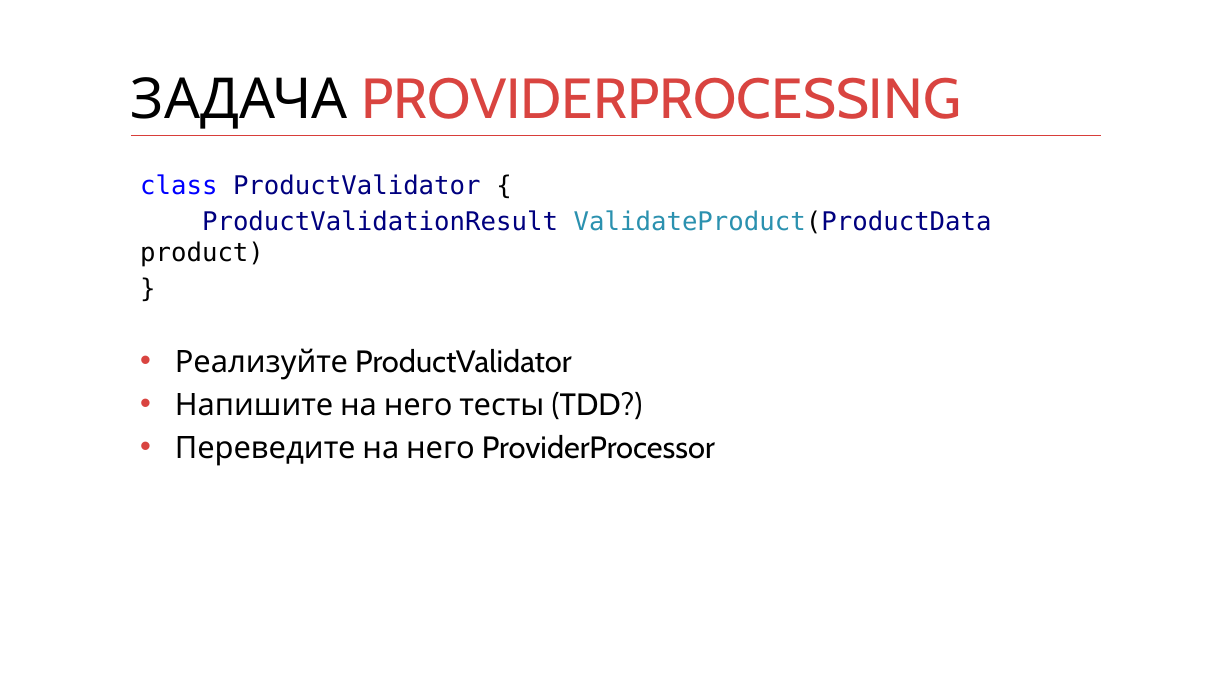
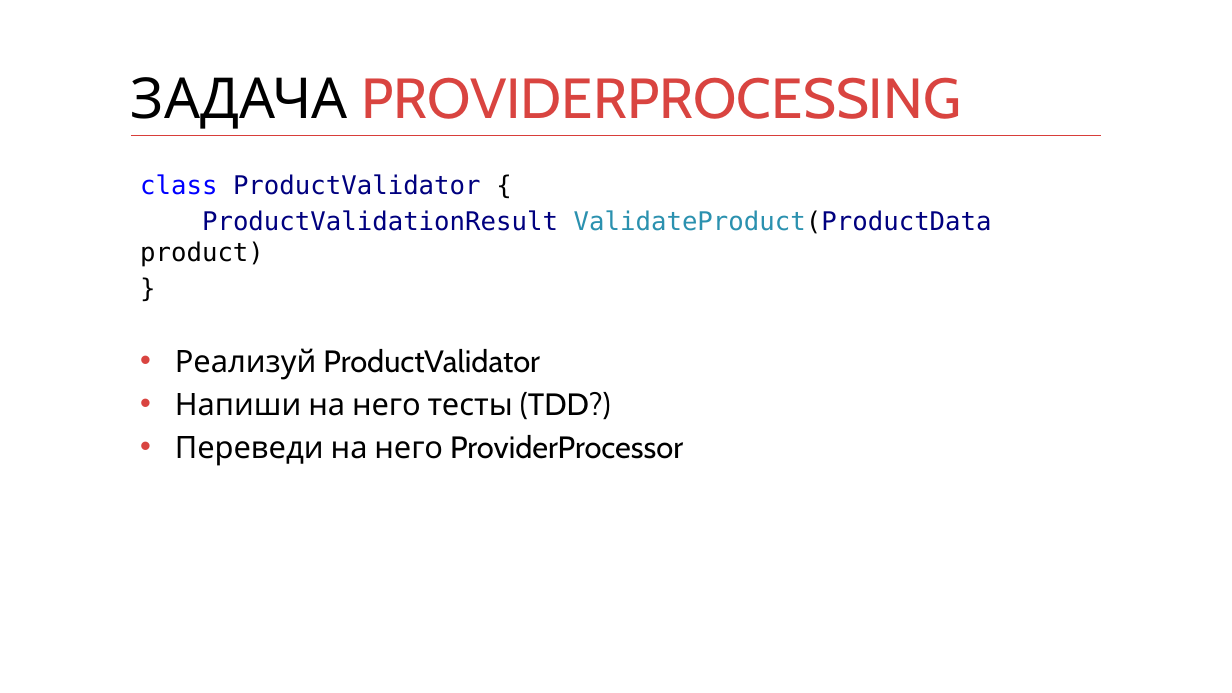
Before and after one commit to kontur-courses/legacy, a slide deck: slide 15 of legacy.pptx (slide 14 before the commit). Drawn at 1232x693 pixels with LibreOffice and Linux fonts; fonts in the diff are those of the drawing. Boxes give left, top, right and bottom in pixels: in the first picture for what was removed or moved away, otherwise in the second. Text is boxed around its words. In the diff, an @@ line names an element or a change of style, - is before the commit and + after.

```diff
--- a/legacy.pptx
+++ b/legacy.pptx
@@ text at [175, 348, 683, 466]: text changed @@
-• Реализуйте ProductValidator
-• Напишите на него тесты (TDD?)
-• Переведите на него ProviderProcessor
+• Реализуй ProductValidator
+• Напиши на него тесты (TDD?)
+• Переведи на него ProviderProcessor
```
Also in this commit, not shown: 6 other slides changed, 2 slides added, 1 slide removed, 6 other files.
